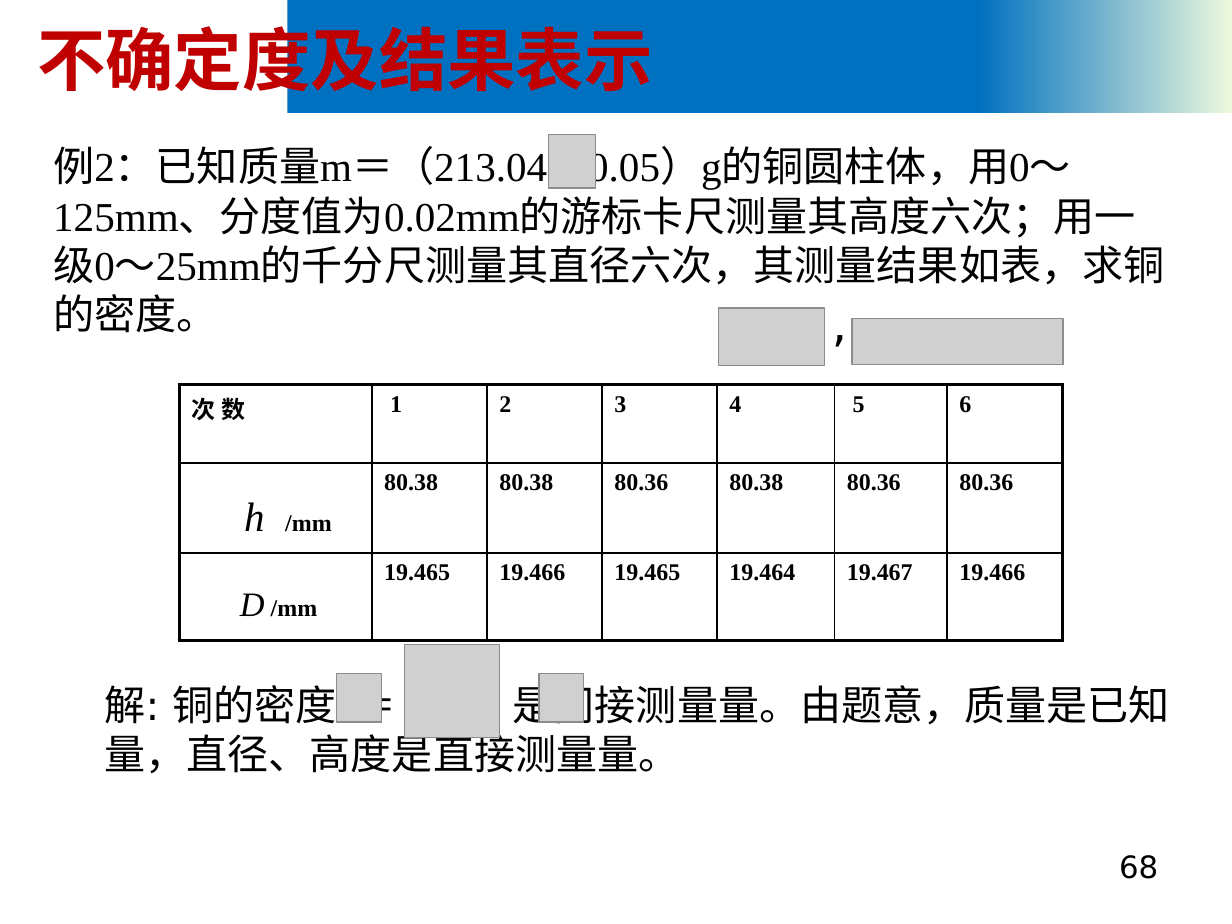
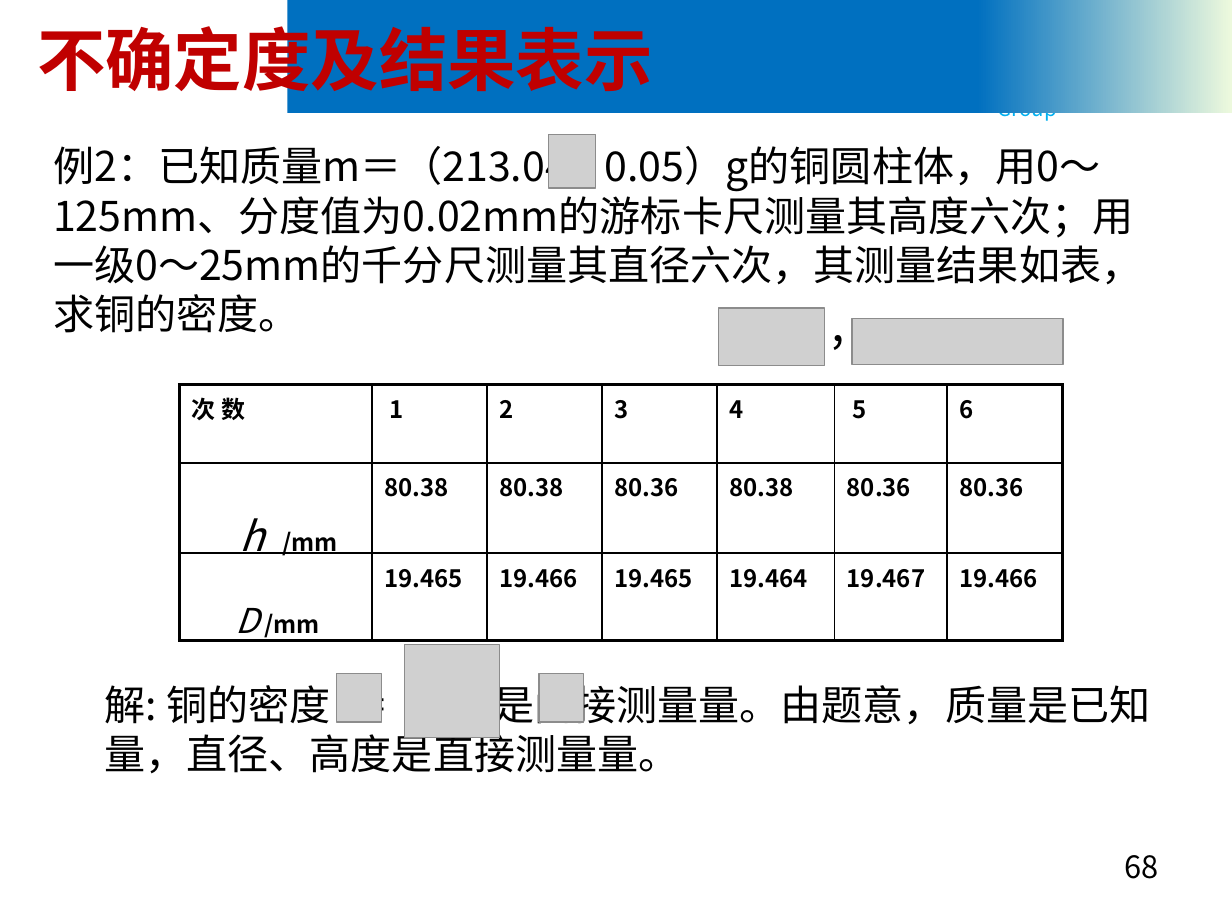
Before and after one commit to yzbaaa/ZZU-CS-Courses-Resources, a slide deck: slide 68 of 01 数理基础 & 英语/大学物理实验 A(Ⅰ)/PPT/大学物理实验绪论.pptx. Drawn at 1232x924 pixels with LibreOffice and Linux fonts; fonts in the diff are those of the drawing; grey boxes stand for pictures; background and template pictures are left out. Boxes give left, top, right and bottom in pixels: in the first picture for what was removed or moved away, otherwise in the second. Text is boxed around its words. In the diff, an @@ line names an element or a change of style, - is before the commit and + after.

```diff
--- a/01 数理基础 & 英语/大学物理实验 A(Ⅰ)/PPT/大学物理实验绪论.pptx
+++ b/01 数理基础 & 英语/大学物理实验 A(Ⅰ)/PPT/大学物理实验绪论.pptx
@@ text "Nanoscience and Nanotechnology Group" at (x1=998, y1=47, x2=1156, y2=122): font Times New Roman to Noto Sans CJK SC @@
@@ text "例2：已知质量m＝（213.04 0.05）g的铜圆柱体，用0～125mm、分度值为0.02mm的游标卡尺测量其高度六次 ..." at (x1=53, y1=139, x2=1142, y2=333): font Times New Roman to Noto Sans CJK SC @@
@@ font DejaVu Sans to Noto Sans CJK SC in 3 elements at (x1=104, y1=678, x2=1150, y2=774), (x1=1124, y1=855, x2=1158, y2=879), (x1=819, y1=287, x2=857, y2=357) @@
@@ table at (x1=180, y1=384, x2=1060, y2=669) @@
@@ font Times New Roman to Noto Sans CJK SC @@
```
Also in this commit, not shown: 88 other slides changed, 5 other files.
